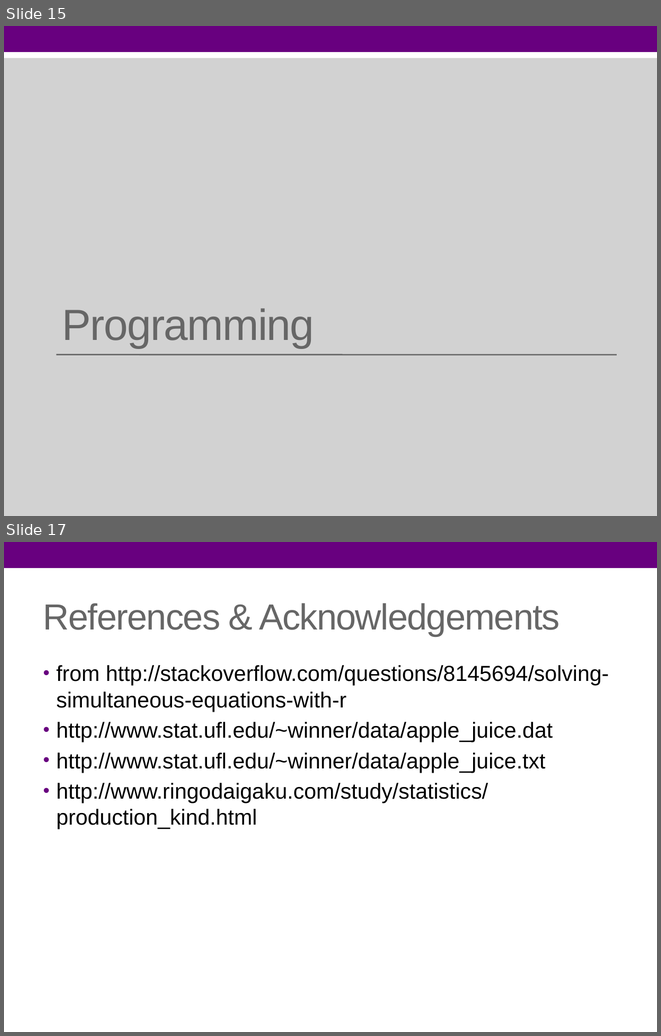
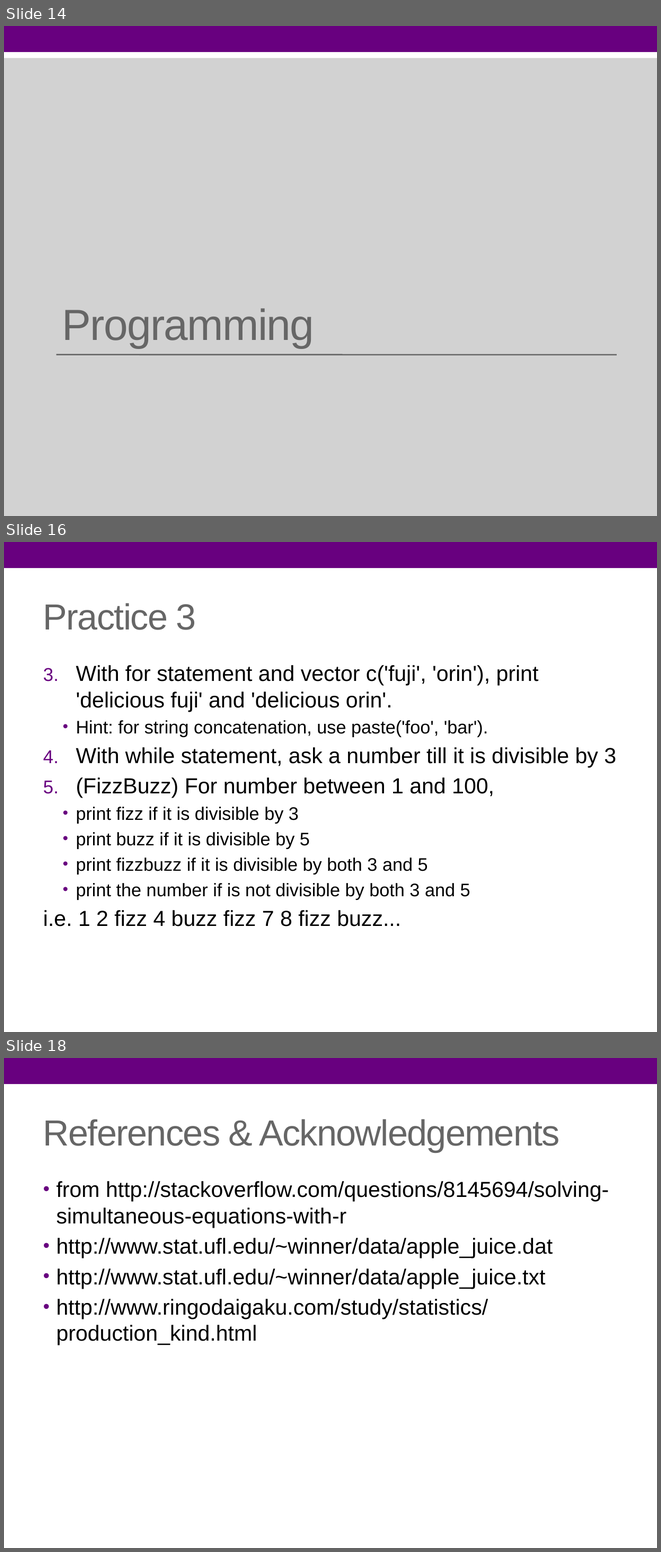
Before and after one commit to arity-r/pRactice, a slide deck: pRactice.pptx. Shown one above the other, each under a label of ours: slides 15 and 17 before the commit, slides 14, 16 and 18 after it; the slides between them are not shown. The pictures are 661x1036 and 661x1552 pixels, drawn with LibreOffice and Linux fonts; fonts in the diff are those of the drawing. Boxes give left, top, right and bottom in pixels: in the first picture for what was removed or moved away, otherwise in the second. Text is boxed around its words. In the diff, an @@ line names an element or a change of style, - is before the commit and + after.

```diff
--- a/pRactice.pptx
+++ b/pRactice.pptx
@@ slide 16 added at (4,542,657,1032), background #FFFFFF; not listed: 1 template element that a slide beside it also shows @@
@@ title added at (43,603,196,630), 40 pt, text #666666 @@
+Practice 3
@@ text added at (43,665,616,926), 24 pt, text #000000 @@
+3. With for statement and vector c('fuji', 'orin'), print 'delicious fuji' and 'delicious orin'.
+  • Hint: for string concatenation, use paste('foo', 'bar').
+4. With while statement, ask a number till it is divisible by 3
+5. (FizzBuzz) For number between 1 and 100,
+  • print fizz if it is divisible by 3
+  • print buzz if it is divisible by 5
+  • print fizzbuzz if it is divisible by both 3 and 5
+  • print the number if is not divisible by both 3 and 5
+i.e. 1 2 fizz 4 buzz fizz 7 8 fizz buzz...
@@ what was slide 15 is now slide 14 @@
@@ what was slide 17 is now slide 18 @@
```
Also in this commit, not shown: 2 other slides added, 2 slides removed, 1 other file.
